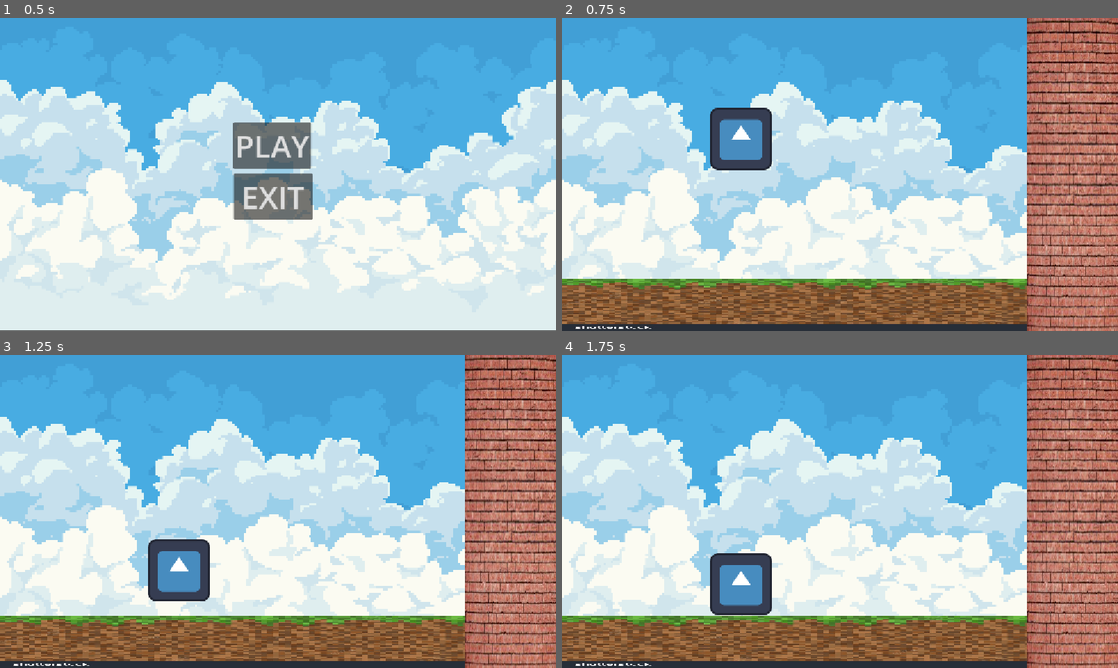
Above: before the commit, frames 1-4 (two rows, left to right).
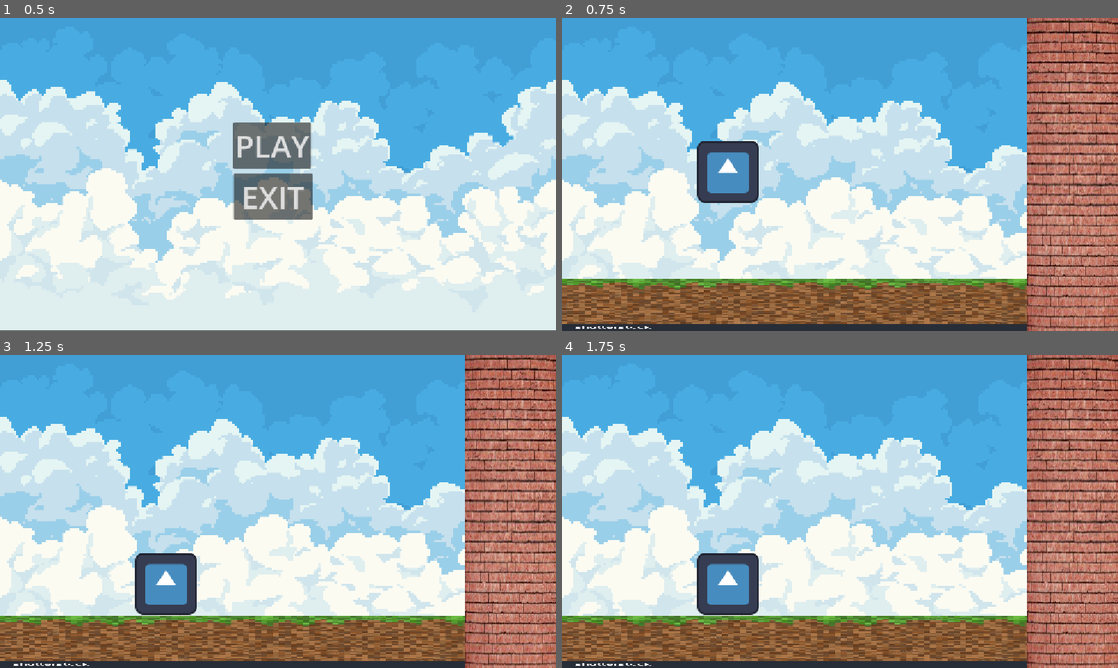
Above: after the commit, the same moments.

Repository: MultiplayerJake/GameJam-Crow-Smash
Game: Godot game, scene res://Scenes/MainScenes/menu.tscn
The game is run twice, just before and just after one commit, with the same random seed, the same clock (stepped at 60 frames per second) and the same inputs. The engine's default icon, where the game draws it, is replaced by a stand-in: a white triangle on a blue panel in a dark square.
Inputs:
- Up to frame 1 (0.5 s): no input
- Up to frame 2 (0.75 s): click "PLAY" at 0.5 s
- Up to frame 3 (1.25 s): no input
- Up to frame 4 (1.75 s): no input

Frame 1 is identical in both runs. In frame 2, 3.4% of the frame differs, in the area x 24-38%, y 28-60%; in frame 3, 2.6%; in frame 4, 1.6%.

Commit message:
added added Esc key press actions

Diff:
--- a/Scenes/MainScenes/game.tscn
+++ b/Scenes/MainScenes/game.tscn
@@ -1,5 +1,6 @@
 [gd_scene format=3 uid="uid://34o118j5nof2"]
 
+[ext_resource type="Script" uid="uid://enemvwk00yd8" path="res://Scripts/game.gd" id="1_2q06e"]
 [ext_resource type="Texture2D" uid="uid://diu3uyc7d6hfd" path="res://Assets/Backgrounds/demo01_PixelSky_1920x1080.png" id="1_giieq"]
 [ext_resource type="Texture2D" uid="uid://ck2fco1jvtwcc" path="res://Assets/placeholders/wall.jpg" id="2_jxumy"]
 [ext_resource type="Texture2D" uid="uid://dvd3lm0qgpgux" path="res://Assets/placeholders/ground.jpg" id="3_giieq"]
@@ -17,7 +18,8 @@
 
 [sub_resource type="RectangleShape2D" id="RectangleShape2D_nflwl"]
 
-[node name="Level" type="Node2D" unique_id=1693405210]
+[node name="Game" type="Node2D" unique_id=1693405210]
+script = ExtResource("1_2q06e")
 
 [node name="Background" type="Sprite2D" parent="." unique_id=1942340858]
 position = Vector2(577.5, 322.49997)
@@ -38,13 +40,15 @@
 shape = SubResource("RectangleShape2D_ddf6i")
 
 [node name="RigidBody2D" type="RigidBody2D" parent="." unique_id=2026067026]
-position = Vector2(371, 238)
+position = Vector2(284, 243)
 
 [node name="CollisionShape2D" type="CollisionShape2D" parent="RigidBody2D" unique_id=1547461545]
+position = Vector2(59, 63.999992)
 scale = Vector2(6.5349994, 6.373278)
 shape = SubResource("RectangleShape2D_gvwpj")
 
 [node name="Icon" type="Sprite2D" parent="RigidBody2D" unique_id=1299699572]
+position = Vector2(60, 63)
 texture = ExtResource("4_li8oe")
 
 [node name="StaticBody2D2" type="StaticBody2D" parent="." unique_id=908692387]
--- a/Scenes/MainScenes/menu.tscn
+++ b/Scenes/MainScenes/menu.tscn
@@ -1,10 +1,12 @@
 [gd_scene format=3 uid="uid://d4mofrg08uyvg"]
 
 [ext_resource type="Texture2D" uid="uid://diu3uyc7d6hfd" path="res://Assets/Backgrounds/demo01_PixelSky_1920x1080.png" id="1_i0lhy"]
+[ext_resource type="Script" uid="uid://cd2qq15ircgai" path="res://Scripts/menu.gd" id="1_wo160"]
 [ext_resource type="Script" uid="uid://bhhk8lxcse0fn" path="res://Scripts/Play_button.gd" id="2_3jjav"]
 [ext_resource type="Script" uid="uid://bjo2rsnrdshig" path="res://Scripts/exit_button.gd" id="3_nbi7p"]
 
 [node name="Menu" type="Node2D" unique_id=164902082]
+script = ExtResource("1_wo160")
 
 [node name="Background" type="Sprite2D" parent="." unique_id=504640886]
 position = Vector2(577.5, 322.49997)
--- a/Scripts/Play_button.gd
+++ b/Scripts/Play_button.gd
@@ -13,6 +13,6 @@
 
 func _on_pressed() -> void:
 	var error = get_tree().change_scene_to_file(game_scene)
-
+	print("changed the scene to Game scene")
 	if error != OK:
 		print("Failed to change scene, error code: ", error)
--- /dev/null
+++ b/Scripts/game.gd
@@ -0,0 +1,19 @@
+extends Node2D
+
+var menu_scene = "res://Scenes/MainScenes/menu.tscn"
+
+# Called when the node enters the scene tree for the first time.
+func _ready() -> void:
+	pass
+
+
+# Called every frame. 'delta' is the elapsed time since the previous frame.
+func _process(delta: float) -> void:
+	pass
+
+
+func _input(event: InputEvent) -> void:
+	if event.is_action_pressed("Esc"):
+		var error = get_tree().change_scene_to_file(menu_scene)
+		if error != OK:
+			print("Failed to change scene, error code: ", error)
--- /dev/null
+++ b/Scripts/menu.gd
@@ -0,0 +1,16 @@
+extends Node2D
+
+
+# Called when the node enters the scene tree for the first time.
+func _ready() -> void:
+	pass # Replace with function body.
+
+
+# Called every frame. 'delta' is the elapsed time since the previous frame.
+func _process(delta: float) -> void:
+	pass
+
+
+func _input(event: InputEvent) -> void:
+	if event.is_action_pressed("Esc"):
+		get_tree().quit()
--- a/project.godot
+++ b/project.godot
@@ -20,6 +20,14 @@
 window/stretch/mode="canvas_items"
 window/stretch/aspect="expand"
 
+[input]
+
+Esc={
+"deadzone": 0.2,
+"events": [Object(InputEventKey,"resource_local_to_scene":false,"resource_name":"","device":16,"window_id":0,"alt_pressed":false,"shift_pressed":false,"ctrl_pressed":false,"meta_pressed":false,"pressed":false,"keycode":0,"physical_keycode":4194305,"key_label":0,"unicode":0,"location":0,"echo":false,"script":null)
+]
+}
+
 [physics]
 
 3d/physics_engine="Jolt Physics"
Not shown, added: Scripts/game.gd.uid
Not shown, added: Scripts/menu.gd.uid
Not shown, added: Scenes/MainScenes/menu.tscn8663198623.tmp
Not shown, added: Scenes/MainScenes/menu.tscn8669614425.tmp
Not shown, added: Scenes/MainScenes/menu.tscn8673921837.tmp
